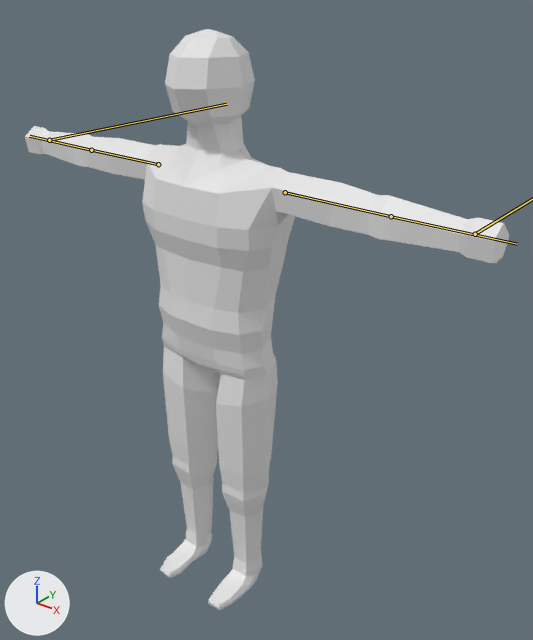
Before and after pictures for a commit that changed the FBX model Assets/FileDump/Blender/human_01.fbx.
Rendered twice from a 50 mm camera at (1.53, -1.63, 2.13) aimed at (0.12, 0.12, 1.04). Arrows for +X, +Y and +Z are at lower left; the lights stay in place. The bones that change are drawn over the model as lines.

In view in the first picture: 'Man'.
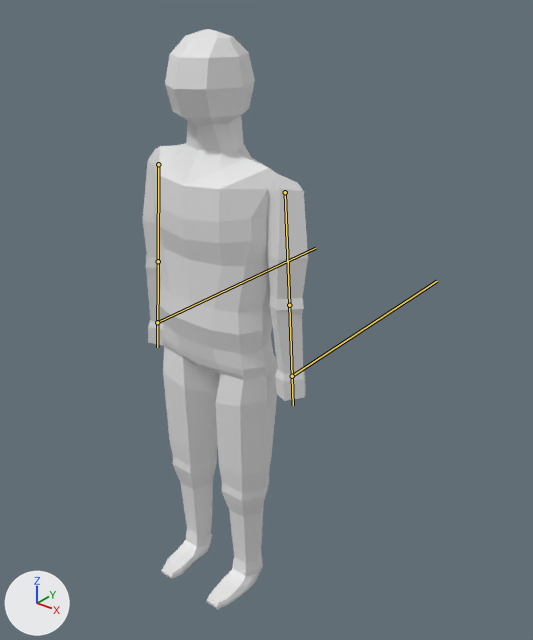
The newer file adds an action. The first version stands in its rest pose; the second is drawn at frame 1 of the action 'Armature|Idle'.

The change, as a list of edits to the scene's bpy script:
```text
Change bone_upperarm_l:
    where bone_upperarm_l = bpy.data.objects['Armature'].pose.bones['UpperArm.l']  # child of 'Shoulder.l'
    bone_upperarm_l.rotation_quaternion: (1.0, 0.0, 0.0, 0.0) -> (0.568, 0.5, 0.473, -0.451)  # degrees (0, 0, 0) -> degrees (70, 81, -15)
Change bone_forearm_l:
    where bone_forearm_l = bpy.data.objects['Armature'].pose.bones['Forearm.l']  # child of 'UpperArm.l'
    bone_forearm_l.rotation_quaternion: (1.0, 0.0, 0.0, 0.0) -> (1.0, -0.021, 0.0, -0.015)  # degrees (0, 0, 0) -> degrees (-2, 0, -2)
Change bone_upperarm_r:
    where bone_upperarm_r = bpy.data.objects['Armature'].pose.bones['UpperArm.r']  # child of 'Shoulder.r'
    bone_upperarm_r.rotation_quaternion: (1.0, 0.0, 0.0, 0.0) -> (0.564, 0.499, -0.475, 0.455)  # degrees (0, 0, 0) -> degrees (69, -82, 16)
Change bone_forearm_r:
    where bone_forearm_r = bpy.data.objects['Armature'].pose.bones['Forearm.r']  # child of 'UpperArm.r'
    bone_forearm_r.rotation_quaternion: (1.0, 0.0, 0.0, 0.0) -> (1.0, -0.021, 0.0, 0.015)  # degrees (0, 0, 0) -> degrees (-2, 0, 2)
Change bone_forearm_ik_l:
    where bone_forearm_ik_l = bpy.data.objects['Armature'].pose.bones['Forearm_IK.l']
    bone_forearm_ik_l.location: (0.0, 0.0, 0.0) -> (0.638, -0.019, -0.478)
Change bone_forearm_ik_r:
    where bone_forearm_ik_r = bpy.data.objects['Armature'].pose.bones['Forearm_IK.r']
    bone_forearm_ik_r.location: (0.0, 0.0, 0.0) -> (-0.638, -0.013, -0.481)
```

What differs and where, as boxes [x1, y1, x2, y2] in the pictures (533 x 640 px):
'Man', posed (66% narrower): before [25, 29, 510, 610]; after [142, 29, 308, 609]
bone 'UpperArm.l', root to tip: before (285, 192) to (391, 216); after (285, 192) to (289, 305)
bone 'Forearm.l', root to tip: before (391, 216) to (517, 244); after (289, 305) to (293, 405)
bone 'UpperArm.r', root to tip: before (158, 164) to (91, 150); after (158, 164) to (158, 261)
bone 'Forearm.r', root to tip: before (91, 150) to (29, 136); after (158, 261) to (157, 347)
bone 'Forearm_IK.r', root to tip: before (49, 140) to (226, 104); after (157, 322) to (315, 248)
